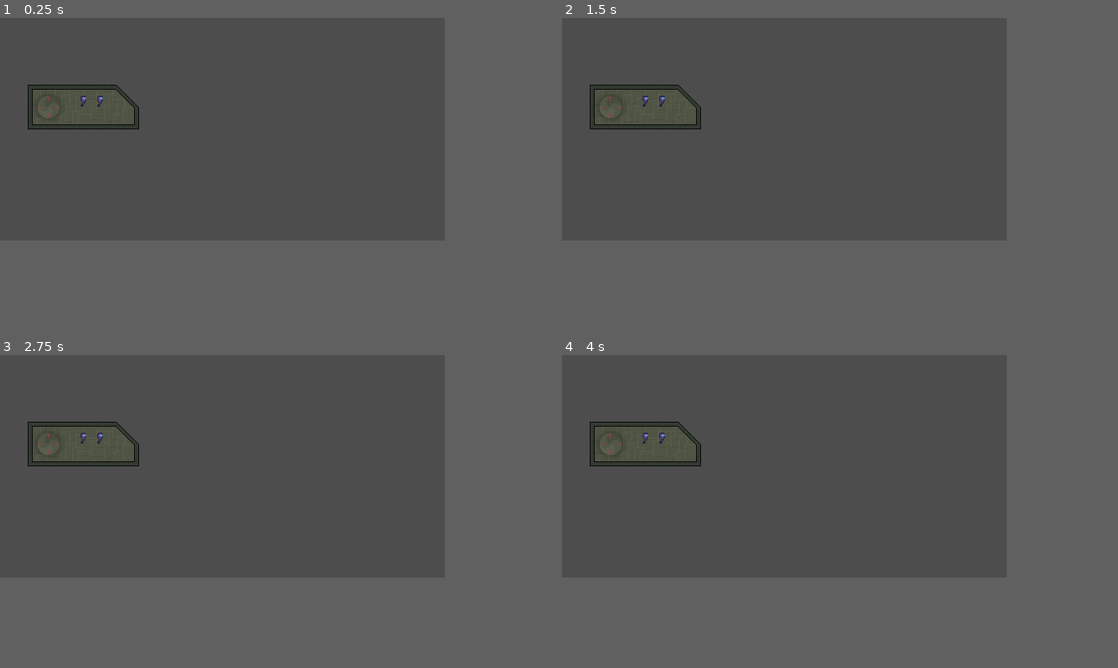
Above: before the commit, frames 1-4 (two rows, left to right).
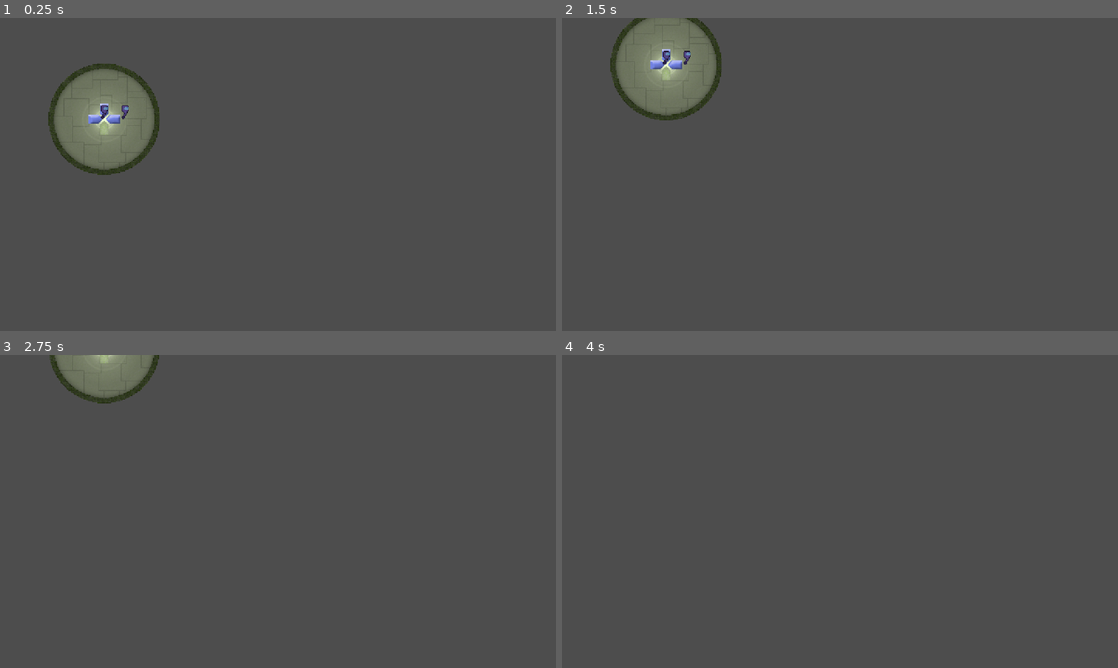
Above: after the commit, the same moments.

Repository: Elagoht/godot-wild-jam-81
Game: Godot game, scene res://levels/MainLevel.tscn
Same seed, same stepped clock (60 frames per second), same inputs: the game is played once before the commit and once after it.
Inputs:
- Up to frame 1 (0.25 s): no input
- Up to frame 2 (1.5 s): no input
- Up to frame 3 (2.75 s): no input
- Up to frame 4 (4 s): no input
In our replay, the window is 640x320 before the commit and 800x450 after it. These sizes can differ from the game's own. Grey fills any space a smaller window leaves; there, only what the larger window draws over its background counts as a difference.

The runs differ from the first frame. In frame 1, 5.3% of the frame differs, in the area x 5-29%, y 14-51%; in frame 2, 5.3%, in the area x 5-29%, y 0-36%; in frame 3, 2.9%; in frame 4, 0.8%.

Commit message:
feat: update project settings, enhance ship movement pads, and add new sprites

Diff:
--- a/entities/player/scripts/player.gd
+++ b/entities/player/scripts/player.gd
@@ -13,3 +13,6 @@
 		state_machine.transition_to("idle")
 	else:
 		push_error("State machine not found!")
+
+func getPlayerId():
+	return player_id
--- a/entities/ship/Ship.tscn
+++ b/entities/ship/Ship.tscn
@@ -1,8 +1,12 @@
-[gd_scene load_steps=4 format=3 uid="uid://ci3gdlpvoknsb"]
+[gd_scene load_steps=8 format=3 uid="uid://ci3gdlpvoknsb"]
 
 [ext_resource type="Script" uid="uid://dixrswgnmpg4x" path="res://entities/ship/scripts/ship.gd" id="1_i8y07"]
 [ext_resource type="Texture2D" uid="uid://d4i6vbqk46p5k" path="res://entities/ship/sprites/ship.png" id="1_to6fy"]
 [ext_resource type="Script" uid="uid://dvsr5frrwph2" path="res://entities/ship/scripts/pad.gd" id="2_0i1q7"]
+[ext_resource type="Texture2D" uid="uid://bviq668qmftpl" path="res://entities/ship/sprites/pad_down.png" id="4_0i2w5"]
+[ext_resource type="Texture2D" uid="uid://h6n8sfx7tkvb" path="res://entities/ship/sprites/pad_right.png" id="4_6h448"]
+[ext_resource type="Texture2D" uid="uid://dl8sfcgen5nga" path="res://entities/ship/sprites/pad_left.png" id="4_a7ikb"]
+[ext_resource type="Texture2D" uid="uid://b54otqdubr8ge" path="res://entities/ship/sprites/pad_up.png" id="6_f3lhp"]
 
 [node name="Ship" type="CharacterBody2D" groups=["player"]]
 collision_layer = 3
@@ -14,7 +18,7 @@
 texture = ExtResource("1_to6fy")
 
 [node name="CollisionPolygon2D" type="CollisionPolygon2D" parent="."]
-polygon = PackedVector2Array(-73, -25, 46, -25, 73, 2, 73, 25, -73, 25, -80, 32, 80, 32, 80, 0, 48, -32, -80, -32, -80, 32, -73, 25)
+polygon = PackedVector2Array(-16, -56, 16, -56, 32, -48, 48, -32, 56, -16, 56, 16, 48, 32, 32, 48, 16, 56, -16, 56, -32, 48, -48, 32, -56, 16, -56, -16, -48, -32, -32, -48, -59, -27, -63, 16, -39, 52, -1, 64, 39, 52, 59, 26, 61, -20, 44, -47, 12, -63, -30, -58, -59, -27, -32, -48)
 
 [node name="MovementPad" type="Node2D" parent="."]
 position = Vector2(-50, 0)
@@ -26,7 +30,12 @@
 direction = Vector2(1, 0)
 
 [node name="Collision" type="CollisionPolygon2D" parent="MovementPad/RightPad"]
-polygon = PackedVector2Array(11, -12, 15, -6, 16, 0, 15, 7, 11, 12, 0, 0)
+position = Vector2(52, 0)
+polygon = PackedVector2Array(5, -5, 16, -5, 16, 5, 5, 5, 0, 0)
+
+[node name="Sprite" type="Sprite2D" parent="MovementPad/RightPad"]
+position = Vector2(60, 0)
+texture = ExtResource("4_6h448")
 
 [node name="LeftPad" type="Area2D" parent="MovementPad"]
 collision_layer = 2
@@ -35,7 +44,12 @@
 direction = Vector2(-1, 0)
 
 [node name="Collision" type="CollisionPolygon2D" parent="MovementPad/LeftPad"]
-polygon = PackedVector2Array(-11, -12, -15, -6, -15, 7, -12, 12, 0, 0)
+position = Vector2(48, 0)
+polygon = PackedVector2Array(-5, -5, -16, -5, -16, 5, -5, 5, 0, 0)
+
+[node name="Sprite" type="Sprite2D" parent="MovementPad/LeftPad"]
+position = Vector2(40, 0)
+texture = ExtResource("4_a7ikb")
 
 [node name="DownPad" type="Area2D" parent="MovementPad"]
 collision_layer = 2
@@ -44,7 +58,12 @@
 direction = Vector2(0, 1)
 
 [node name="Collision" type="CollisionPolygon2D" parent="MovementPad/DownPad"]
-polygon = PackedVector2Array(-12, 12, -7, 15, 0, 16, 6, 15, 11, 12, 0, 0)
+position = Vector2(50, 2)
+polygon = PackedVector2Array(-5, 5, -5, 16, 5, 16, 5, 5, 0, 0)
+
+[node name="Sprite" type="Sprite2D" parent="MovementPad/DownPad"]
+position = Vector2(50, 10)
+texture = ExtResource("4_0i2w5")
 
 [node name="UpPad" type="Area2D" parent="MovementPad"]
 collision_layer = 2
@@ -53,7 +72,12 @@
 direction = Vector2(0, -1)
 
 [node name="Collision" type="CollisionPolygon2D" parent="MovementPad/UpPad"]
-polygon = PackedVector2Array(-11, -12, -7, -15, 0, -16, 6, -15, 11, -12, 0, 0)
+position = Vector2(50, -2)
+polygon = PackedVector2Array(-5, -5, -5, -16, 5, -16, 5, -5, 0, 0)
+
+[node name="Sprite" type="Sprite2D" parent="MovementPad/UpPad"]
+position = Vector2(50, -10)
+texture = ExtResource("6_f3lhp")
 
 [connection signal="body_entered" from="MovementPad/RightPad" to="MovementPad/RightPad" method="_on_body_entered"]
 [connection signal="body_exited" from="MovementPad/RightPad" to="MovementPad/RightPad" method="_on_body_exited"]
--- a/entities/ship/scripts/pad.gd
+++ b/entities/ship/scripts/pad.gd
@@ -3,16 +3,22 @@
 @export var direction: Vector2
 
 @onready var parent := $"../.."
-@onready var players_on_it = []
+@onready var players_on_it := []
+@onready var sprite := $Sprite
+
+func _ready() -> void:
+	sprite.visible = false
 
 func _on_body_entered(body: Node2D) -> void:
 	if body.is_in_group("player"):
-		players_on_it.append(body)
+		if body.has_method("getPlayerId"):
+			players_on_it.append(body.player_id)
 
 func _on_body_exited(body: Node2D) -> void:
-	if body.is_in_group("player"):
-		players_on_it.erase(body)
-
+	if body.has_method("getPlayerId"):
+		if body.is_in_group("player"):
+			players_on_it.erase(body.player_id)
 
 func _physics_process(delta: float) -> void:
 	parent.move_and_collide(direction * delta * parent.speed * len(players_on_it))
+	sprite.visible = len(players_on_it) > 0
--- a/project.godot
+++ b/project.godot
@@ -17,12 +17,13 @@
 
 [display]
 
-window/size/viewport_width=640
-window/size/viewport_height=320
+window/size/viewport_width=1280
+window/size/viewport_height=720
 window/size/mode=3
 window/size/resizable=false
-window/stretch/mode="viewport"
+window/stretch/mode="canvas_items"
 window/stretch/aspect="keep_height"
+window/stretch/scale=2.0
 
 [global_group]
 
Binary file added: entities/ship/sprites/pad_down.png
Not shown, added: entities/ship/sprites/pad_down.png.import
Binary file added: entities/ship/sprites/pad_left.png
Not shown, added: entities/ship/sprites/pad_left.png.import
Binary file added: entities/ship/sprites/pad_right.png
Not shown, added: entities/ship/sprites/pad_right.png.import
Binary file added: entities/ship/sprites/pad_up.png
Not shown, added: entities/ship/sprites/pad_up.png.import
Binary file changed: entities/ship/sprites/ship.png
